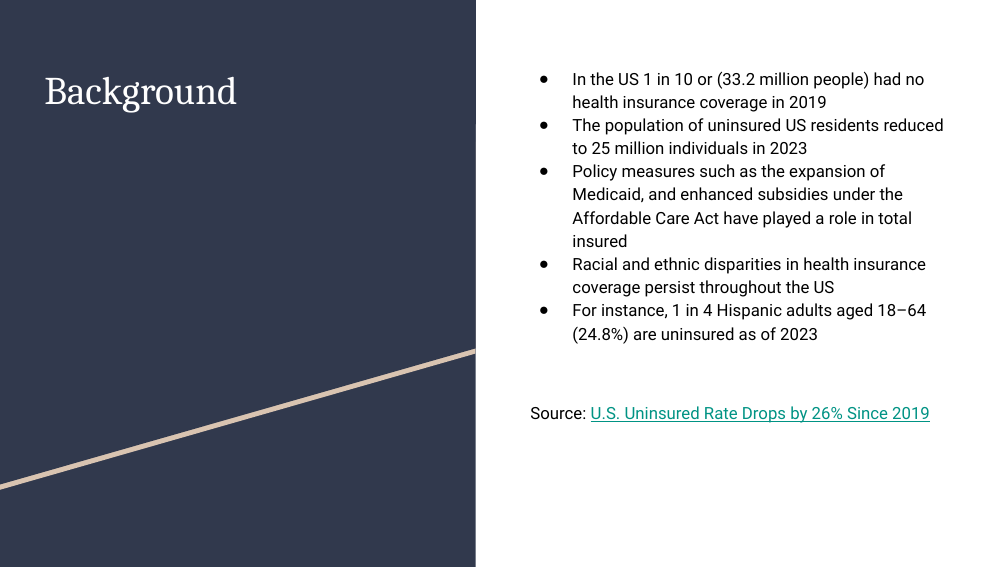
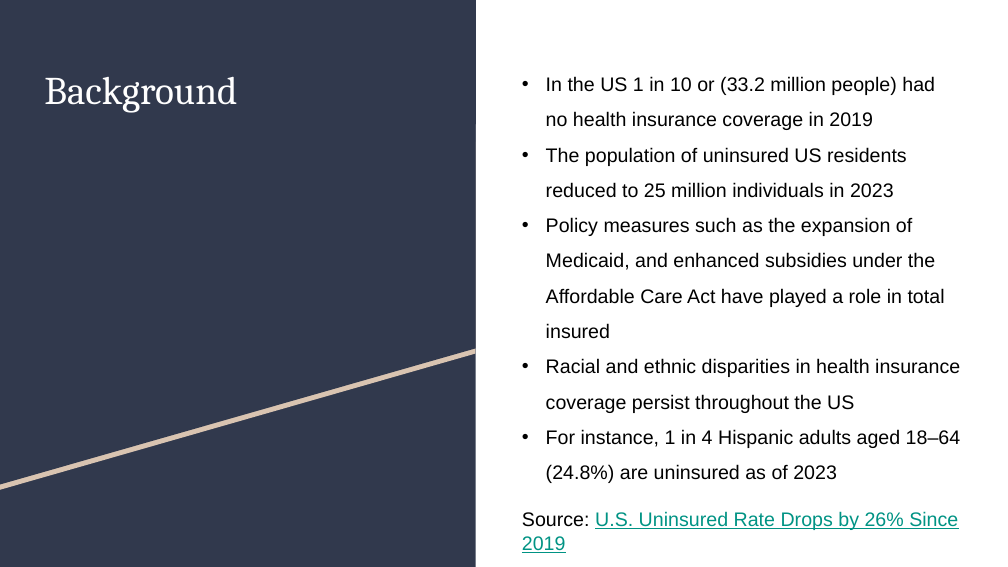
Before and after one commit to Achempim/Project-4-Team-2, a slide deck: slide 2 of Predicting Healthcare Costs powerpoint.pptx. Drawn at 1008x567 pixels with LibreOffice and Linux fonts; fonts in the diff are those of the drawing. Boxes give left, top, right and bottom in pixels: in the first picture for what was removed or moved away, otherwise in the second. Text is boxed around its words. In the diff, an @@ line names an element or a change of style, - is before the commit and + after.

```diff
--- a/Predicting Healthcare Costs powerpoint.pptx
+++ b/Predicting Healthcare Costs powerpoint.pptx
@@ text "In the US 1 in ..." at bbox=[522, 76, 961, 553]: size 12 to 14 pt, font Roboto to Arial; bullet ● to •; line spacing 1.15 to 1.5; line spacing 1.15 to 1; less space between paragraphs @@
```
Also in this commit, not shown: 7 other slides changed, 2 other files.
